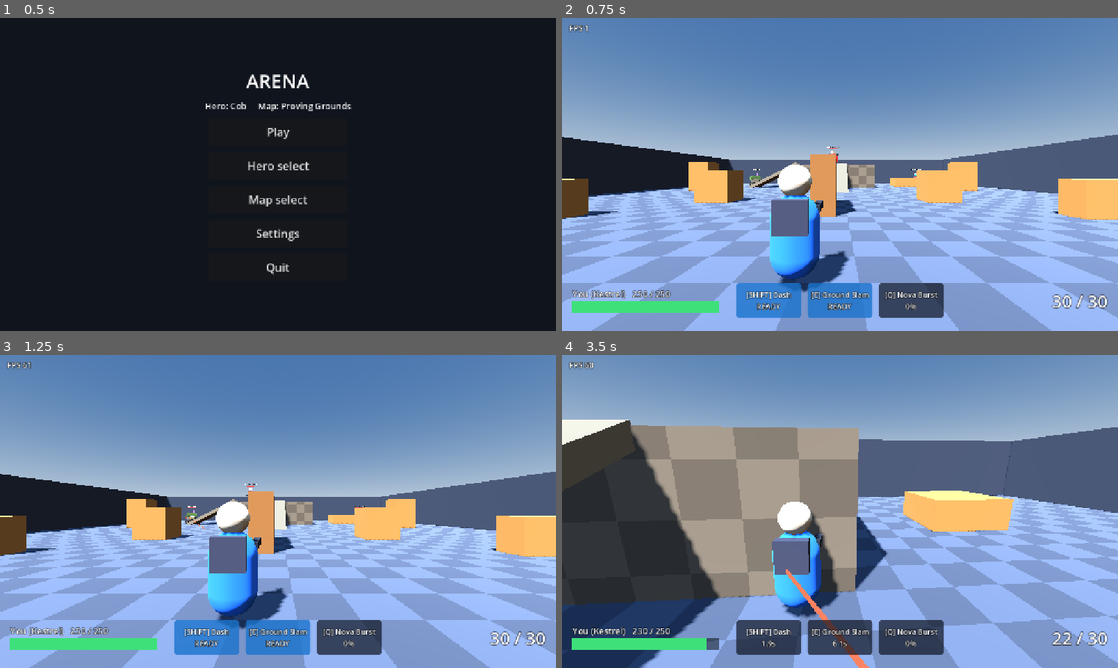
Above: before the commit, frames 1-4 (two rows, left to right).
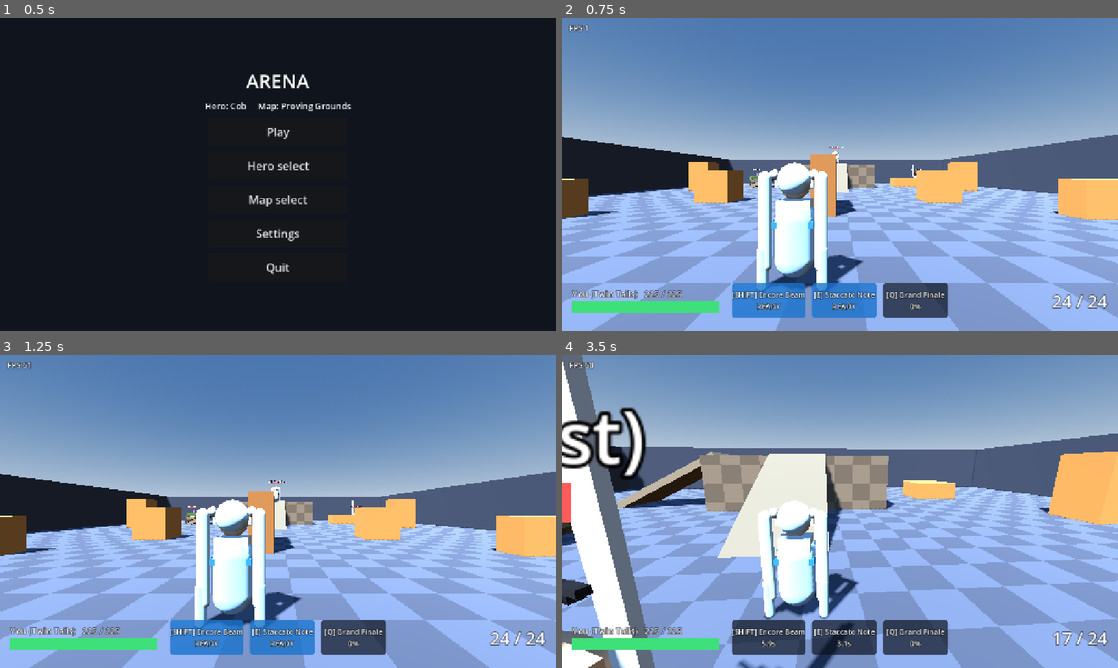
Above: after the commit, the same moments.

Repository: AvocadoFlour/arena
Game: Godot game, scene res://src/main.tscn
Two runs of this game, one before a commit and one after it. Both use one fixed random seed, a clock stepped at 60 frames per second and the inputs below.
Inputs (mouse positions are in pixels of both pictures, inside the frame that each line leads up to):
- Up to frame 1 (0.5 s): no input
- Up to frame 2 (0.75 s): click "Play" at 0.5 s
- Up to frame 3 (1.25 s): no input
- Up to frame 4 (3.5 s): tap Enter at 1.25 s; move the mouse to (867, 511) at 1.27 s; hold W (move_forward) from 1.28 s (still down); tap Shift (ability1) at 1.35 s; click (867, 511) at 1.42 s; tap Space (jump) at 1.52, 1.82, 2.27, 2.57 s; tap E (ability2) at 1.55, 2.1 s; move the mouse to (812, 511) at 2.02 s; click (812, 511) at 2.3 s; move the mouse to (851, 505) at 2.77 s; press the mouse at (851, 505) at 2.78 s; tap Q (ultimate) at 3.05 s

Frame 1 is identical in both runs. In frame 2, 6.0% of the frame differs, in the area x 5-99%, y 41-96%; in frame 3, 6.1%; in frame 4, 64%, in the area x 0-100%, y 0-100%.

Commit message:
core: heroes r2 integration - default hero twin_tails, retire kestrel/rampart/willow to archive (tests repointed), roster test, MeleeCloser shim for melee bots, smoke forces unused slots, exit-leak reports non-fatal; docs §2.1 melee, hero API, leap/team_buff; v0.3 captures

Diff:
--- a/src/core/game_config.gd
+++ b/src/core/game_config.gd
@@ -12,7 +12,8 @@
 }
 signal changed
 
-var hero_id := "kestrel"
+const DEFAULT_HERO := "twin_tails"
+var hero_id := DEFAULT_HERO
 var map_id := "arena01"
 var bot_difficulty := "normal"
 var enemy_count := 3        ## bots on team 1
--- /dev/null
+++ b/src/core/melee_closer.gd
@@ -0,0 +1,32 @@
+class_name MeleeCloser
+extends RefCounted
+## TEMPORARY core shim (v0.3) until the AI bot adds melee awareness to BotBrain:
+## BotBrain keeps ~10 m stand-off distance, so melee heroes (primary.type == "melee") never hit.
+## Wraps a BotBrain input source; when the brain has a target beyond melee range it drives forward.
+var brain
+var _range := 3.0
+
+func _init(b, hero) -> void:
+    brain = b
+    _range = float(hero.def.get("primary", {}).get("range", 3.0))
+
+static func wrap(b, hero):
+    if String(hero.def.get("primary", {}).get("type", "")) == "melee":
+        return MeleeCloser.new(b, hero)
+    return b
+
+func poll(h) -> InputFrame:
+    var f: InputFrame = brain.poll(h)
+    var t = brain.target
+    if t != null and is_instance_valid(t) and not t.dead:
+        var d: float = h.global_position.distance_to(t.global_position)
+        if d > _range * 0.8:
+            f.move = Vector2(f.move.x * 0.3, 1.0).limit_length(1.0)
+        f.fire = f.fire or d <= _range
+    return f
+
+## Pass-throughs used by spawner/tests.
+var spread_deg: float:
+    get: return brain.spread_deg
+var target:
+    get: return brain.target
--- a/src/heroes/kestrel.json
+++ /dev/null
@@ -1,22 +0,0 @@
-{
-  "id": "kestrel",
-  "name": "Kestrel",
-  "role": "duelist",
-  "max_hp": 250,
-  "movement": {"speed": 7.0, "accel_ground": 70, "accel_air": 18, "jump_velocity": 8.5, "gravity": 22},
-  "collider": {"radius": 0.4, "height": 1.8},
-  "primary": {"type": "hitscan", "damage": 14, "fire_rate": 9, "mag": 30, "reload_time": 1.6, "spread_deg": 0.8, "range": 90},
-  "ultimate_cost": 500,
-  "abilities": {
-    "ability1": {"id": "dash", "type": "dash", "name": "Dash", "cooldown": 4.0, "distance": 7.0, "duration": 0.18},
-    "ability2": {"id": "slam", "type": "ground_slam", "name": "Ground Slam", "cooldown": 8.0, "radius": 5.0, "damage": 70, "dive_speed": 30},
-    "ultimate": {"id": "nova", "type": "nova", "name": "Nova Burst", "cooldown": 1.0, "radius": 10.0, "damage": 220}
-  },
-  "model": [
-    {"shape": "capsule", "radius": 0.38, "height": 1.3, "pos": [0, 0.75, 0], "color": "team"},
-    {"shape": "sphere", "radius": 0.26, "pos": [0, 1.6, 0], "color": "#e8d8c0"},
-    {"shape": "box", "size": [0.4, 0.1, 0.12], "pos": [0, 1.63, -0.2], "color": "#20e0ff"},
-    {"shape": "box", "size": [0.12, 0.12, 0.7], "pos": [0.32, 1.15, -0.35], "color": "#303038", "muzzle": true},
-    {"shape": "box", "size": [0.5, 0.5, 0.18], "pos": [0, 1.1, 0.3], "color": "#404050"}
-  ]
-}
--- a/src/heroes/rampart.json
+++ /dev/null
@@ -1,25 +0,0 @@
-{
-  "id": "rampart",
-  "name": "Rampart",
-  "role": "tank",
-  "max_hp": 500,
-  "movement": {"speed": 6.0, "accel_ground": 55, "accel_air": 12, "jump_velocity": 7.5, "gravity": 22},
-  "collider": {"radius": 0.5, "height": 2.0},
-  "primary": {"type": "hitscan", "damage": 9, "fire_rate": 6, "mag": 40, "reload_time": 2.0, "spread_deg": 2.5, "range": 25},
-  "ultimate_cost": 600,
-  "abilities": {
-    "ability1": {"id": "charge", "type": "charge", "name": "Bull Rush", "cooldown": 7.0, "distance": 9.0, "duration": 0.5, "damage": 40, "hit_radius": 1.4, "knockback": 9.0},
-    "ability2": {"id": "shield_wall", "type": "shield_wall", "name": "Bulwark", "cooldown": 12.0, "width": 4.0, "height": 2.4, "thickness": 0.25, "distance": 1.6, "duration": 5.0, "color": "#60c0ff"},
-    "ultimate": {"id": "quake", "type": "nova", "name": "Fault Line", "cooldown": 1.0, "radius": 8.0, "damage": 180}
-  },
-  "model": [
-    {"shape": "box", "size": [0.95, 1.2, 0.6], "pos": [0, 0.95, 0], "color": "team"},
-    {"shape": "box", "size": [0.45, 0.4, 0.45], "pos": [0, 1.75, 0], "color": "#c8b8a0"},
-    {"shape": "box", "size": [0.38, 0.08, 0.1], "pos": [0, 1.78, -0.23], "color": "#ffb020"},
-    {"shape": "box", "size": [0.3, 0.3, 0.3], "pos": [-0.62, 1.45, 0], "color": "#505058"},
-    {"shape": "box", "size": [0.3, 0.3, 0.3], "pos": [0.62, 1.45, 0], "color": "#505058"},
-    {"shape": "box", "size": [0.16, 0.16, 0.6], "pos": [0.45, 1.05, -0.4], "color": "#303038", "muzzle": true},
-    {"shape": "box", "size": [0.25, 0.5, 0.25], "pos": [-0.25, 0.25, 0], "color": "#404048"},
-    {"shape": "box", "size": [0.25, 0.5, 0.25], "pos": [0.25, 0.25, 0], "color": "#404048"}
-  ]
-}
--- a/src/heroes/willow.json
+++ /dev/null
@@ -1,23 +0,0 @@
-{
-  "id": "willow",
-  "name": "Willow",
-  "role": "support",
-  "max_hp": 225,
-  "movement": {"speed": 7.0, "accel_ground": 70, "accel_air": 18, "jump_velocity": 8.5, "gravity": 22},
-  "collider": {"radius": 0.38, "height": 1.75},
-  "primary": {"type": "hitscan", "damage": 11, "fire_rate": 7, "mag": 24, "reload_time": 1.5, "spread_deg": 1.0, "range": 60},
-  "ultimate_cost": 450,
-  "abilities": {
-    "ability1": {"id": "heal_beam", "type": "heal_beam", "name": "Mending Beam", "cooldown": 8.0, "duration": 3.0, "hps": 60, "range": 15.0, "cone_deg": 15.0},
-    "ability2": {"id": "frost_bolt", "type": "projectile", "name": "Frost Bolt", "cooldown": 5.0, "speed": 28.0, "damage": 30, "gravity": 0.0, "lifetime": 2.5, "hit_radius": 0.35, "splash_radius": 2.0, "slow": {"mult": 0.5, "duration": 2.0}, "kind": "projectile", "color": "#80d8ff", "size": 0.18},
-    "ultimate": {"id": "rally", "type": "rally", "name": "Second Wind", "cooldown": 1.0, "radius": 10.0, "heal": 150}
-  },
-  "model": [
-    {"shape": "capsule", "radius": 0.34, "height": 1.25, "pos": [0, 0.72, 0], "color": "team"},
-    {"shape": "sphere", "radius": 0.24, "pos": [0, 1.55, 0], "color": "#f0dcc8"},
-    {"shape": "box", "size": [0.36, 0.08, 0.1], "pos": [0, 1.58, -0.2], "color": "#60ff90"},
-    {"shape": "box", "size": [0.1, 0.1, 0.55], "pos": [0.3, 1.1, -0.3], "color": "#d0d0e0", "muzzle": true},
-    {"shape": "sphere", "radius": 0.1, "pos": [0.3, 1.1, -0.62], "color": "#60ff90"},
-    {"shape": "box", "size": [0.45, 0.4, 0.12], "pos": [0, 1.05, 0.28], "color": "#3a5040"}
-  ]
-}
--- a/src/main.gd
+++ b/src/main.gd
@@ -17,7 +17,6 @@
 var _spawns: Dictionary = {}
 var main_menu = null
 var rules: MatchRules
-var _forced_check := false
 
 func _ready() -> void:
     process_mode = Node.PROCESS_MODE_ALWAYS   # screenshot/smoke timers keep running while paused
@@ -87,6 +86,7 @@
         player.ult.add(player.ult.cost * 0.8)   # smoke: start near-full so the ultimate is exercised on big maps
     if demo:
         player.input_source = BotBrain.new({"difficulty": "hard", "use_abilities": true, "seek_cover": false, "escort_allies": false, "turn_rate": 6.0, "fire_cone": 0.08, "spread_deg": 1.0, "reaction_time": 0.1, "bounds": float(map.get_meta("bounds"))})
+        player.input_source = MeleeCloser.wrap(player.input_source, player)
     else:
         player.input_source = Actions
         player.aim_camera = rig.cam
@@ -155,7 +155,7 @@
     b.set_team(team)
     b.damage_scale = diff.damage_scale
     var brain := BotBrain.new({"bounds": float(map.get_meta("bounds")), "difficulty": GameConfig.bot_difficulty})
-    b.input_source = brain
+    b.input_source = MeleeCloser.wrap(brain, b)   # temporary melee shim, see melee_closer.gd
     b.extra_spread_deg = brain.spread_deg
     var arr: Array = spawns[team]
     b.spawn_point = arr[spawn_slot % arr.size()]
@@ -216,10 +216,10 @@
         get_viewport().get_texture().get_image().save_png(args.screenshot)
         print("SCREENSHOT ", args.screenshot, " ", get_viewport().get_visible_rect().size)
         _finish()
-    if args.has("smoke") and not _forced_check and el >= float(args.smoke) * 0.6:
-        _forced_check = true   # autopilot policy (src/ai) may skip situational abilities: exercise them anyway
+    if args.has("smoke") and el >= float(args.smoke) * 0.6 and not player.dead:
+        # autopilot policy (src/ai) may skip situational abilities: exercise each unused slot once (retries while dead)
         for slot in ["ability1", "ability2", "ultimate"]:
-            if stats.get(slot, 0) == 0 and player.abilities.has(slot) and not player.dead:
+            if stats.get(slot, 0) == 0 and player.abilities.has(slot) and not stats.get("forced", []).has(slot):
                 player.abilities[slot].cooldown.remaining = 0.0
                 if slot == "ultimate":
                     player.ult.add(player.ult.cost)
--- a/tests/ai_nav_driver.gd
+++ b/tests/ai_nav_driver.gd
@@ -1,7 +1,7 @@
 extends Node3D
 ## AI integration tests on the real map: navmesh bake, path around cover, bot reaching a goal
 ## behind cover, and low-health cover seeking.
-const HERO := "res://src/heroes/kestrel.json"
+const HERO := "res://src/heroes/archive/kestrel.json"
 const MAP := "res://src/maps/arena01.json"
 var results: Array = []
 var done := false
--- a/tests/ai_team_driver.gd
+++ b/tests/ai_team_driver.gd
@@ -31,7 +31,7 @@
     results.append([n, ok, info])
 
 func _hero(def: String, team: int, pos: Vector3) -> Hero:
-    var h := Hero.from_def("res://src/heroes/%s.json" % def)
+    var h := Hero.from_def("res://src/heroes/archive/%s.json" % def)
     h.set_team(team)
     h.spawn_point = pos
     add_child(h)
--- a/tests/core_control_sim.gd
+++ b/tests/core_control_sim.gd
@@ -26,7 +26,7 @@
     Events.capture_progress.connect(func(ev): got.changed += 1; got["last"] = ev)
     Events.capture_completed.connect(func(ev): got.captured.append(ev))
     Events.match_ended.connect(func(ev): got.ended.append(ev))
-    hero = Hero.from_def("res://src/heroes/kestrel.json")
+    hero = Hero.from_def("res://src/heroes/twin_tails.json")
     hero.set_team(0)
     add_child(hero)
     hero.global_position = zone.aabb.get_center() + Vector3(0, 1.0, 0)
--- a/tests/core_nav_maps_sim.gd
+++ b/tests/core_nav_maps_sim.gd
@@ -39,7 +39,7 @@
     _rec("navmesh_baked_" + path.get_file().get_basename(), region.navigation_mesh.get_polygon_count() > 10, "polygons=%d" % region.navigation_mesh.get_polygon_count())
 
 func _walker(pos: Vector3, g: Vector3) -> void:
-    walker = Hero.from_def("res://src/heroes/kestrel.json")
+    walker = Hero.from_def("res://src/heroes/the_best.json")
     walker.set_team(1)
     add_child(walker)
     walker.global_position = pos
@@ -77,7 +77,7 @@
             frame = 0
             _load("res://src/maps/arena01.json")
             _walker(Vector3(-3.5, 0.2, 17), Vector3(-3.5, 0.2, 2))
-            var r := Hero.from_def("res://src/heroes/rampart.json")
+            var r := Hero.from_def("res://src/heroes/cob.json")
             r.set_team(0)
             add_child(r)
             r.global_position = Vector3(-3.5, 0.2, 13)
--- /dev/null
+++ b/tests/core_test_roster.gd
@@ -0,0 +1,19 @@
+extends "res://tests/test_base.gd"
+## v0.3 roster: only Twin Tails, The Best and Cob are selectable; placeholders live in src/heroes/archive/.
+
+func test_hero_ids_are_the_v03_roster() -> void:
+    var ids: Array = GameConfig.hero_ids()
+    check(ids == ["cob", "the_best", "twin_tails"], "hero_ids: %s" % [ids])
+
+func test_hero_select_lists_only_new_heroes() -> void:
+    var names: Array = UiCatalog.list_heroes().map(func(h): return h.name)
+    names.sort()
+    check(names == ["Cob", "The Best", "Twin Tails"], "hero select: %s" % [names])
+
+func test_default_hero_is_twin_tails() -> void:
+    check(GameConfig.DEFAULT_HERO == "twin_tails", "default hero")
+
+func test_archive_not_selectable() -> void:
+    for id in ["kestrel", "rampart", "willow"]:
+        check(FileAccess.file_exists("res://src/heroes/archive/%s.json" % id), "archived %s exists" % id)
+        check(not GameConfig.hero_ids().has(id), "%s not selectable" % id)
--- a/tests/ui_test.gd
+++ b/tests/ui_test.gd
@@ -6,7 +6,7 @@
     var hs := UiCatalog.list_heroes()
     check(hs.size() >= 1, "at least one hero")
     var ids: Array = hs.map(func(h): return h.id)
-    check(ids.has("kestrel"), "kestrel discovered: %s" % [ids])
+    check(ids.has("twin_tails"), "twin_tails discovered: %s" % [ids])
     for f in DirAccess.get_files_at("res://src/heroes"):
         if f.ends_with(".json"):
             check(hs.any(func(h): return h.path.ends_with(f)), "every hero json listed: " + f)
Binary file added: shots/v0.3-cob.png
Binary file changed: shots/v0.3-control.png
Binary file changed: shots/v0.3-heal-beam.png
Binary file added: shots/v0.3-hero-select.png
Binary file added: shots/v0.3-the-best.png
Binary file added: shots/v0.3-twin-tails.png
Not shown, added: src/core/melee_closer.gd.uid
Not shown, added: tests/core_test_roster.gd.uid
Not shown, changed: docs/DESIGN.md
Not shown, changed: docs/INTERFACES.md
Not shown, removed: tools/capture_v02.sh
Not shown, added: tools/capture_v03.sh
(and 1 more such lines)
